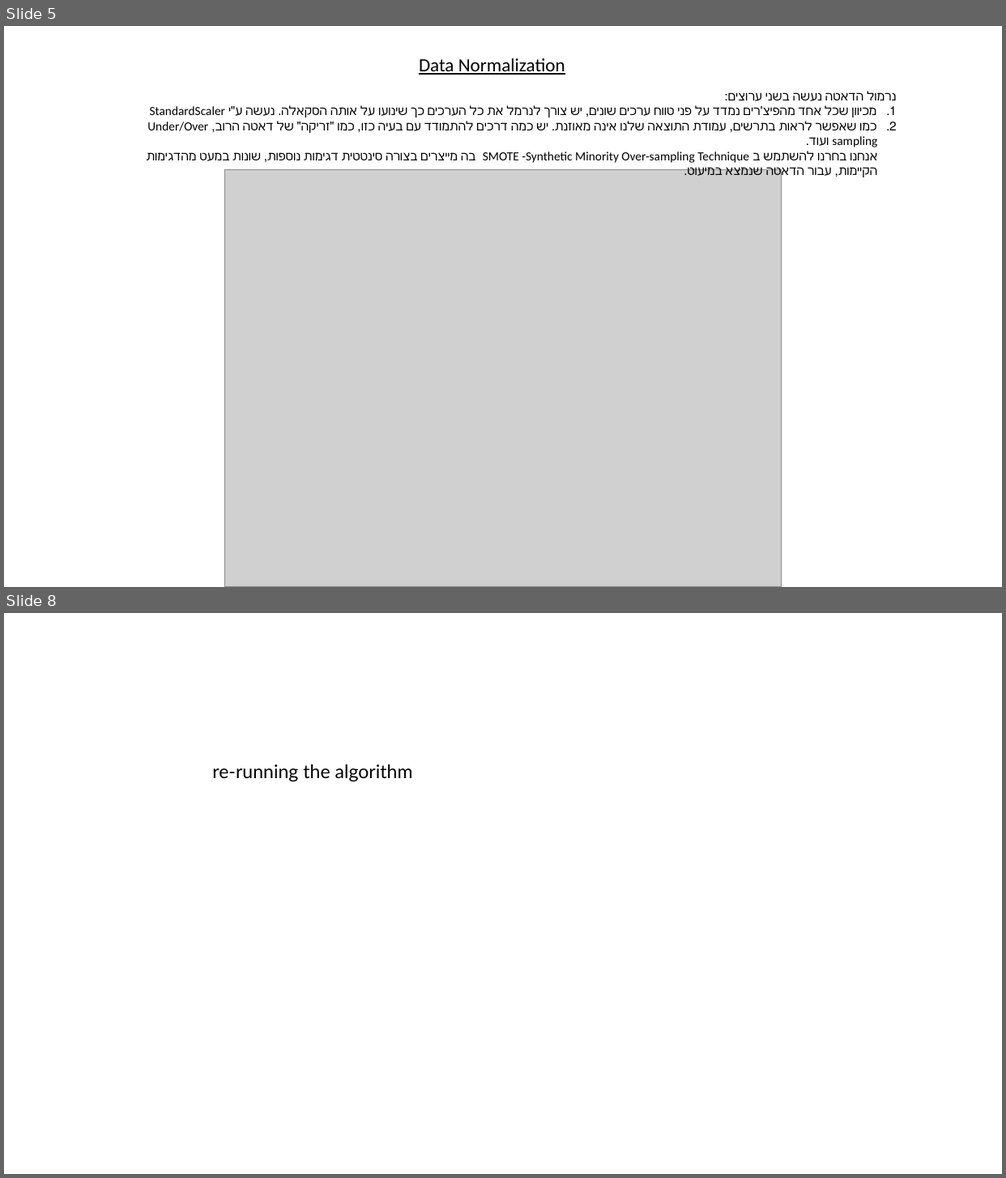
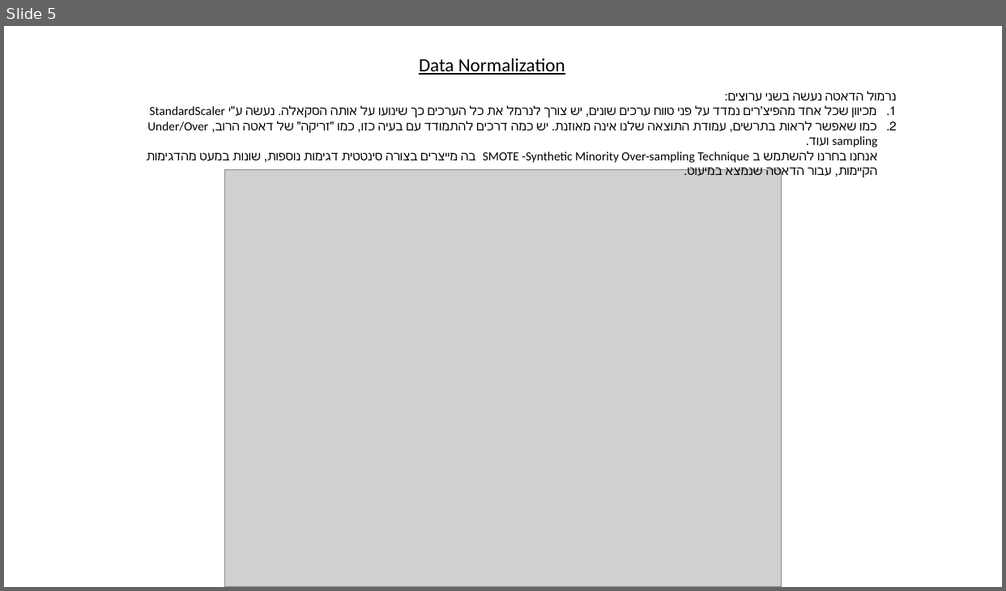
Before and after one commit to YoelAbk6/MLFinalProject, a slide deck: ML Final Project.pptx. Shown one above the other, each under a label of ours: slides 5 and 8 before the commit, slide 5 after it; the slides between them are not shown. The pictures are 1006x1178 and 1006x591 pixels, drawn with LibreOffice and Linux fonts; fonts in the diff are those of the drawing; grey boxes stand for pictures. Boxes give left, top, right and bottom in pixels: in the first picture for what was removed or moved away, otherwise in the second. Text is boxed around its words. In the diff, an @@ line names an element or a change of style, - is before the commit and + after.

Commit message:
Update pptx

```diff
--- a/ML Final Project.pptx
+++ b/ML Final Project.pptx
@@ slide 8 removed at box(4, 613, 1002, 1174), background #FFFFFF @@
@@ text removed at box(212, 764, 413, 782) @@
-re-running the algorithm
```
Also in this commit, not shown: 2 slides changed, 2 slides added.
